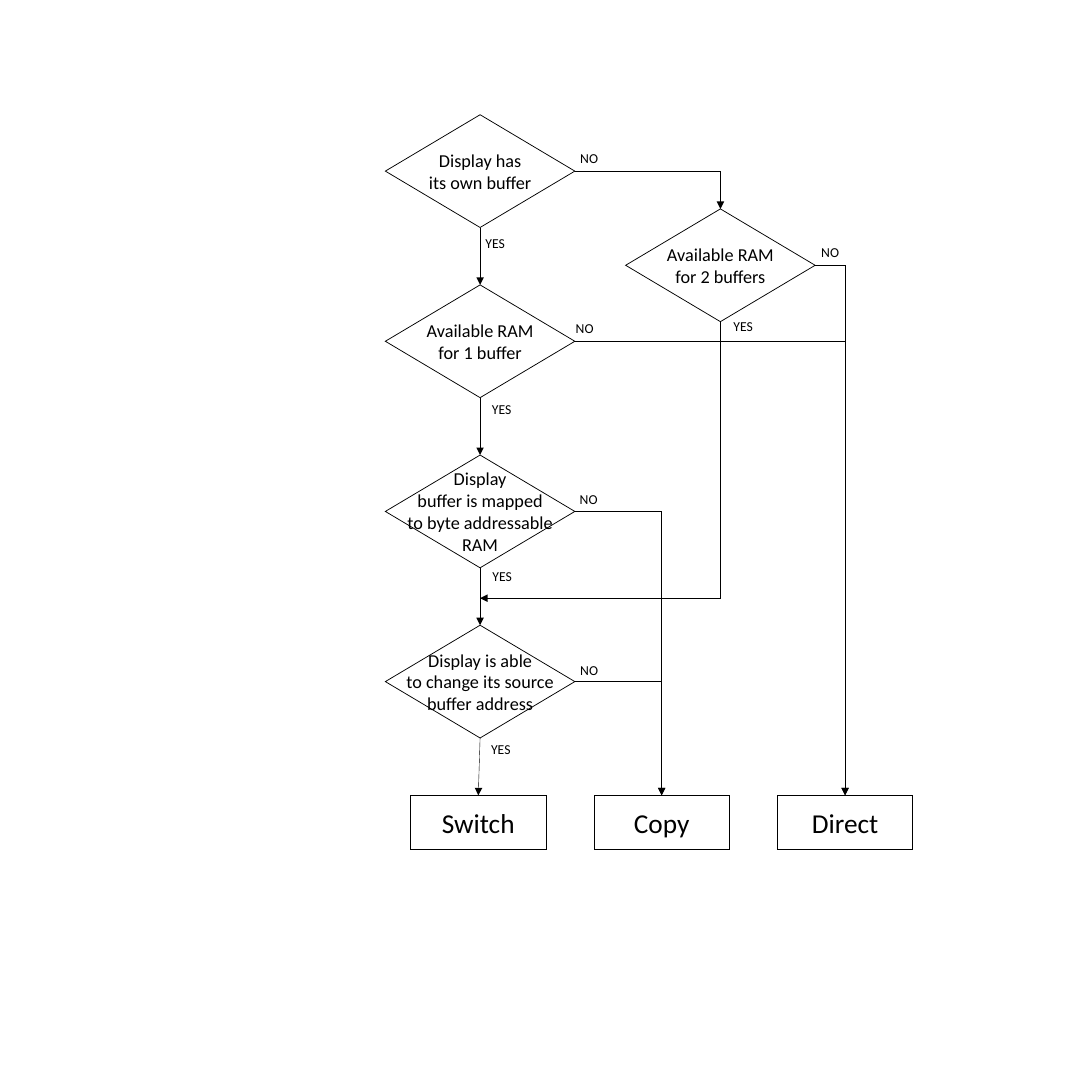
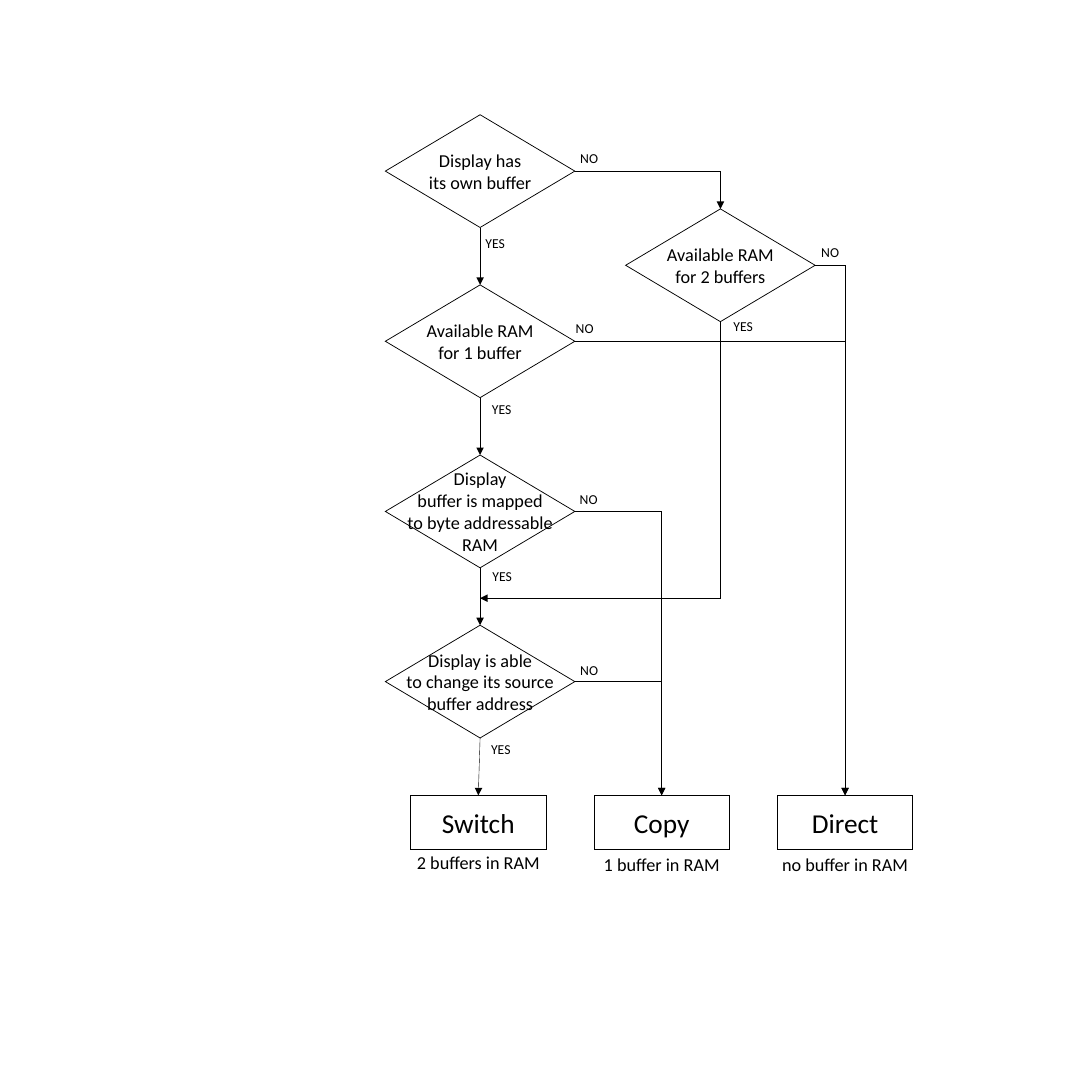
Before and after one commit to MicroEJ/docs, a slide deck: slide 1 of PlatformDeveloperGuide/images/display_modes_nocustom.pptx. Drawn at 1092x1092 pixels with LibreOffice and Linux fonts; fonts in the diff are those of the drawing. Boxes give left, top, right and bottom in pixels: in the first picture for what was removed or moved away, otherwise in the second. Text is boxed around its words. In the diff, an @@ line names an element or a change of style, - is before the commit and + after.

Commit message:
@seon review: review buffer mode selection

```diff
--- a/PlatformDeveloperGuide/images/display_modes_nocustom.pptx
+++ b/PlatformDeveloperGuide/images/display_modes_nocustom.pptx
@@ rectangle added at (411, 853, 546, 871), fill #FFFFFF, 24 pt, text #000000 @@
+2 buffers in RAM
@@ rectangle added at (594, 856, 729, 873), fill #FFFFFF, 24 pt, text #000000 @@
+1 buffer in RAM
@@ rectangle added at (774, 856, 916, 873), fill #FFFFFF, 24 pt, text #000000 @@
+no buffer in RAM
```
Also in this commit, not shown: 1 other file.
